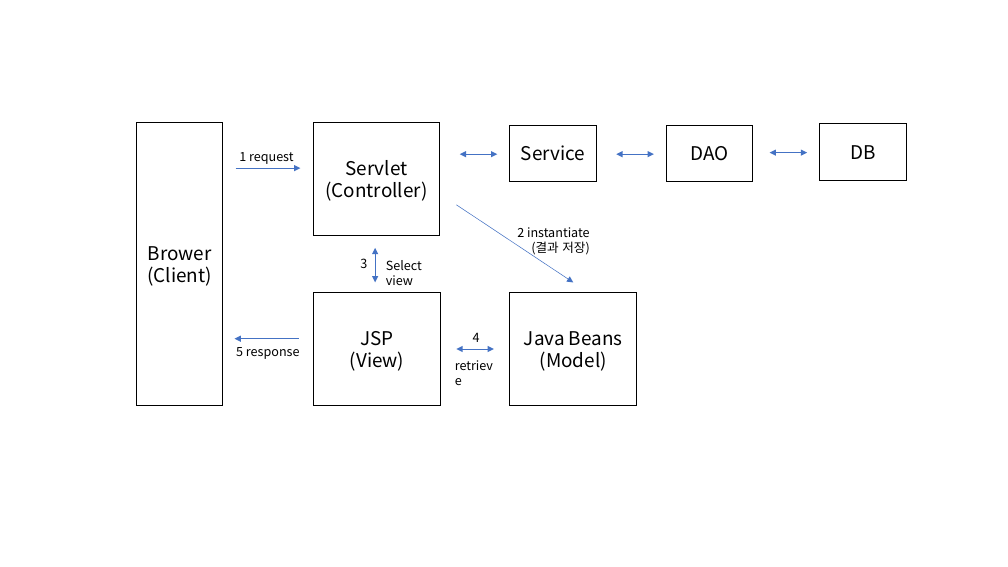
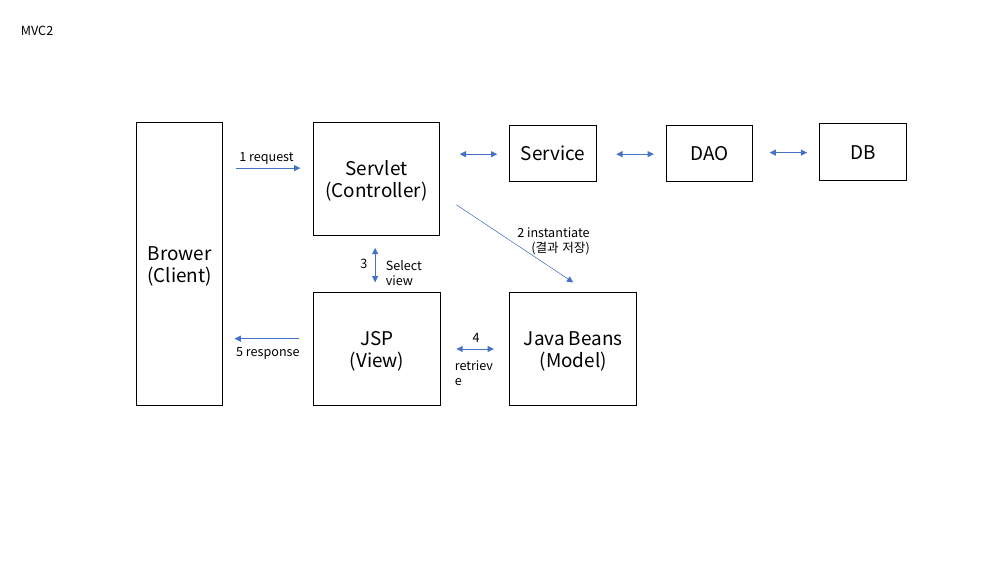
Before and after one commit to Seongmun-Hong/Seongmun-Hong.github.io, a slide deck: slide 2 of images.pptx. Drawn at 1008x567 pixels with LibreOffice and Linux fonts; fonts in the diff are those of the drawing. Boxes give left, top, right and bottom in pixels: in the first picture for what was removed or moved away, otherwise in the second. Text is boxed around its words. In the diff, an @@ line names an element or a change of style, - is before the commit and + after.

```diff
--- a/images.pptx
+++ b/images.pptx
@@ text added at bbox=[21, 25, 53, 35], 12 pt, text #000000 @@
+MVC2
```
Also in this commit, not shown: 1 other slide changed, 3 slides added, 1 slide removed, 6 other files.
